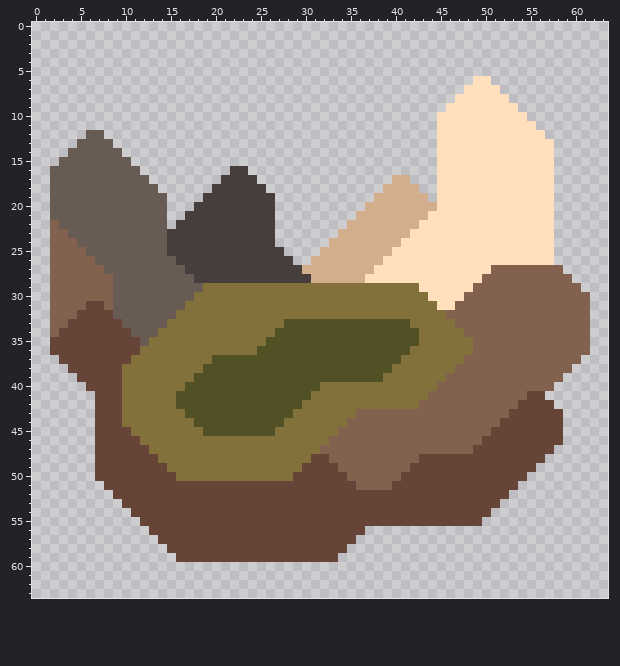
Two states of a pixel-art sprite, assets/sprites/ui/sectors/sector-psammos-ancient-swamp.png. The picture above was drawn from the file before the commit.
The file is 64x64 pixels.
New version:
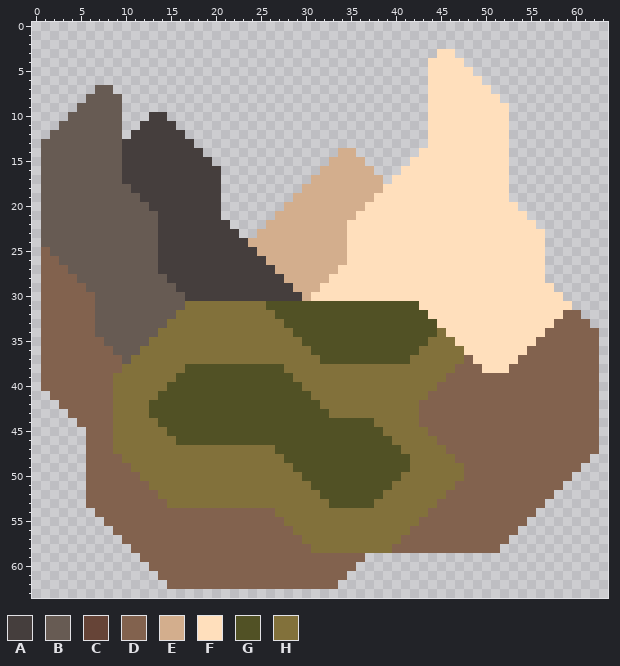
Palette (. is transparent): A #453e3d  B #675b53  C #664437  D #82624e  E #d3ae8d  F #ffdfbc  G #515125  H #82713b
Log entry: Resprites, sector icons
Change:
Changed rows in their new state; - is an unchanged pixel.
first column x 1:
 3 --------------------------------------------FF----------------
 4 -------------------------------------------FFFF---------------
 5 -------------------------------------------FFFFF--------------
 6 -------------------------------------------FFFFF-.------------
 7 ------BB-----------------------------------FFFF---.-----------
 8 -----BBBB----------------------------------FFF-----.----------
 9 ----BBBBB----------------------------------FF-------.---------
10 ---BBBBBB---AA-----------------------------F--------..--------
11 --BBBBBBB--AAAA----------------------------F--------...-------
12 -BBBB--BB-AAAAAA---------------------------F--------....------
13 BBBB----BAAAAAAAA--------------------------F--------.....-----
14 BBB------AAAAAAAAA---------------EE-------FF--------.....-----
15 BB-------AAAAAAAAAA-------------EEEE-----FFF--------.....-----
16 B--------AAAAAAAAAAA-..--------EEEEEE---FFFF--------.....-----
17 B--------AAAAAAAAAAA....------EEEEEEEE-FFFFF--------.....-----
18 B---------AAAAAAAAA-.....----EEEEEEEEEFFFFFF--------.....-----
19 B----------AAAAAAA--......--EEEEEEEEEFFFFFFF--------.....-----
20 B-----------AAAAA---......-EEEEEEEEEFFFFFFFF---------....-----
21 B------------AAA----......EEEEEEEEEFFFFFFFF-----------...-----
22 BB-----------AA------....EEEEEEEEEFFFFFFFF-------------..-----
23 BBB----------A--------..EEEEEEEEE-FFFFFFF---------------.-----
24 BBBB---------A---------EEEEEEEEE--FFFFFF----------------.-----
25 DBBBB--------A----------EEEEEEE---FFFFF-----------------.-----
26 D-BBBB-------AA----------EEEEE----FFFF------------------.-----
27 D--BBBB------AAA----------EEE----FFFF-------------FFFFFF..----
28 D---BBBB------AAA----------EEE--FFFF-------------FFFFFFF...---
29 D----BBB-------AAAAAAAAAAAAAEEEFFFFFFFFFFF------FFFFFFFFF...--
30 D-----BB--------AAAAAAAAAAAAAEFFFFFFFFFFFFF----FFFFFFFFFFF...-
31 D----DBB-----------------GGGGGGGGGGGGGGGGGFF--FFFFFFFFFFFFF..-
32 D---DDBB------------------GGGGGGGGGGGGGGGGGFFFFFFFFFFFFFFF--.-
33 D--DDDBBB--------------------------------GGGFFFFFFFFFFFFF-----
34 D-DDDDBBBB----------------HH--------------GG-FFFFFFFFFFF-----D
35 DDDDDDDBBBB--------------HHHH-------------G---FFFFFFFFF------D
36 DDDDDDDDBBB-------------HHHHHH-----------G-----FFFFFFF-------D
37 DDDDDDDDDB---------HHHHHHHHHHHH---------G-------FFFFF-------DD
38 DDDDDDDDD-------GG---------HHHHHHHHHHHH----------FFF-------DDD
39 DDDDDDDDH------GG-----------HHHHHHHHHH--------------------DDDD
40 DDDDDDDDH-----GG-------------HH--------------------------DDDDD
41 -DDDDDDDH----GG---------------------------------------DDDDDDDD
42 --DDDDDDH---GGG--------------GG----------------------DDDDDDDDD
43 ---DDDDDH---GGGG------------GGGG---HHHHHHH----------DDDDDDDDDD
44 ----DDDDH----GGGG----------GGGGGGGGGGHHHHH---------DDDDDDDDDDD
45 -----DDDHH----GGGG--------GGGGGGGGGGGGHHHHH-------DDDDDDDDDDDD
46 -----DDDHHH----GGGGGGGGGGGGGGGGGGGGGGGGHHHHH-----DDDDDDDDDDDDD
47 -----DDDHHHH--------------GGGGGGGGGGGGGGHHHHH---DDDDDDDDDDDDDD
48 -----DDDDHHHH--------------GGGGGGGGGGGGGGHHHHHDDDDDDDDDDDDDDD-
49 -----DDDDDHHHH--------------GGGGGGGGGGGGGHHHHHHDDDDDDDDDDDDD--
50 -----DDDDDDHHHH-------------HGGGGGGGGGGGHHHHHHHDDDDDDDDDDDD---
51 -----DDDDDDDHHHHHHHHHHHHHHHHHHGGGGGGGGGHHHHHHHDDDDDDDDDDDD----
52 -----DDDDDDDDHHHHHHHHHHHHHHHHHHGGGGGGGHHHHHHHDDDDDDDDDDDD-----
53 -----DDDDDDDDDHHHHHHHHHHHHHHHHHHGGGGGHHHHHHHDDDDDDDDDDDD------
54 ------DDDDDDDDDDDDDDDDDDDDHHHHHHHHHHHHHHHHHDDDDDDDDDDDD-------
55 -------DDDDDDDDDDDDDDDDDDDDHHHHHHHHHHHHHHHDDDDDDDDDDDD--------
56 --------DDDDDDDDDDDDDDDDDDDDHHHHHHHHHHHHHDDDDDDDDDDDD---------
57 ---------DDDDDDDDDDDDDDDDDDDDHHHHHHHHHHHDDDDDDDDDDDD----------
58 ----------DDDDDDDDDDDDDDDDDDDDHHHHHHHHHDDDDDDDDDDDD-----------
59 -----------DDDDDDDDDDDDDDDDDDDDDDDDD--------------------------
60 ------------DDDDDDDDDDDDDDDDDDDDDDD---------------------------
61 -------------DDDDDDDDDDDDDDDDDDDDD----------------------------
62 --------------DDDDDDDDDDDDDDDDDDD-----------------------------
Changed places in both pictures, as pixel boxes (x1, y1, x2, y2):
changed: (41, 49, 599, 589)
